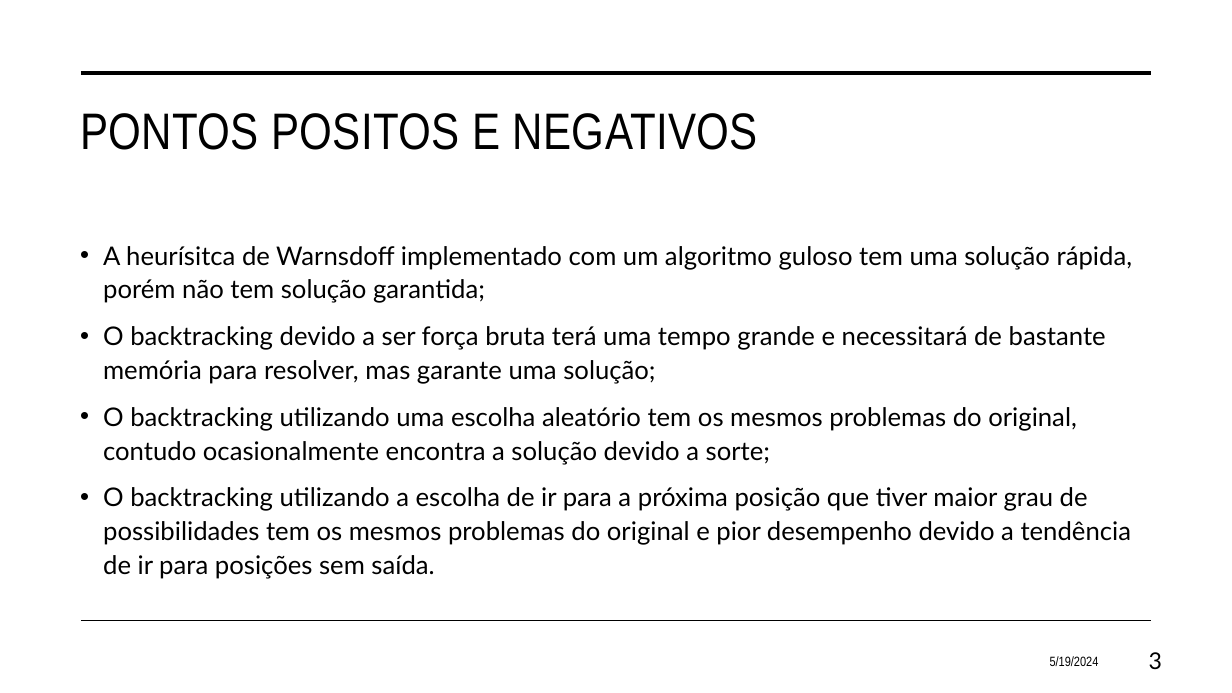
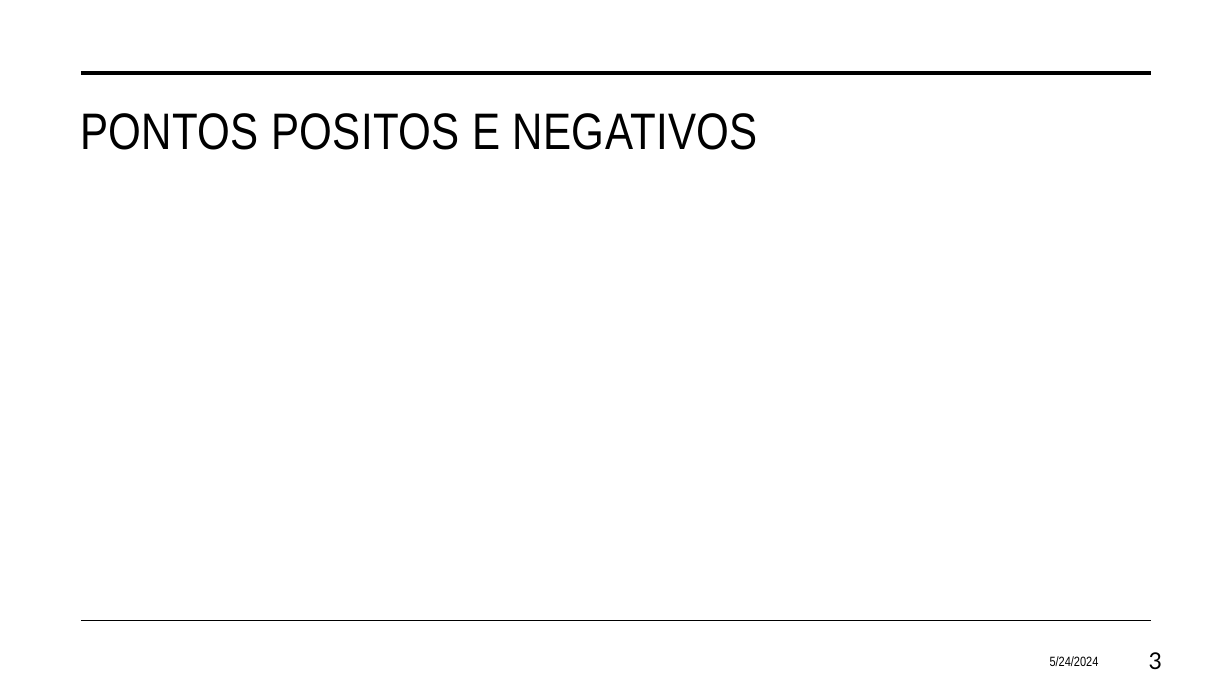
Before and after one commit to eduardosavian/travelling-salesman-genetic-solution, a slide deck: slide 3 of Presentation.pptx. Drawn at 1232x693 pixels with LibreOffice and Linux fonts; fonts in the diff are those of the drawing. Boxes give left, top, right and bottom in pixels: in the first picture for what was removed or moved away, otherwise in the second. Text is boxed around its words. In the diff, an @@ line names an element or a change of style, - is before the commit and + after.

```diff
--- a/Presentation.pptx
+++ b/Presentation.pptx
@@ text removed at (103,246,1133,579) @@
-• A heurísitca de Warnsdoff implementado com um algoritmo guloso tem uma solução rápida, porém não tem solução garantida;
-• O backtracking devido a ser força bruta terá uma tempo grande e necessitará de bastante memória para resolver, mas garante uma solução;
-• O backtracking utilizando uma escolha aleatório tem os mesmos problemas do original, contudo ocasionalmente encontra a solução devido a sorte;
-• O backtracking utilizando a escolha de ir para a próxima posição que tiver maior grau de possibilidades tem os mesmos problemas do original e pior desempenho devido a tendência de ir para posições sem saída.
@@ text at (1050,656,1099,666): text changed @@
-5/19/2024
+5/24/2024
```
Also in this commit, not shown: 5 other slides changed, 18 slides removed, 2 other files.
